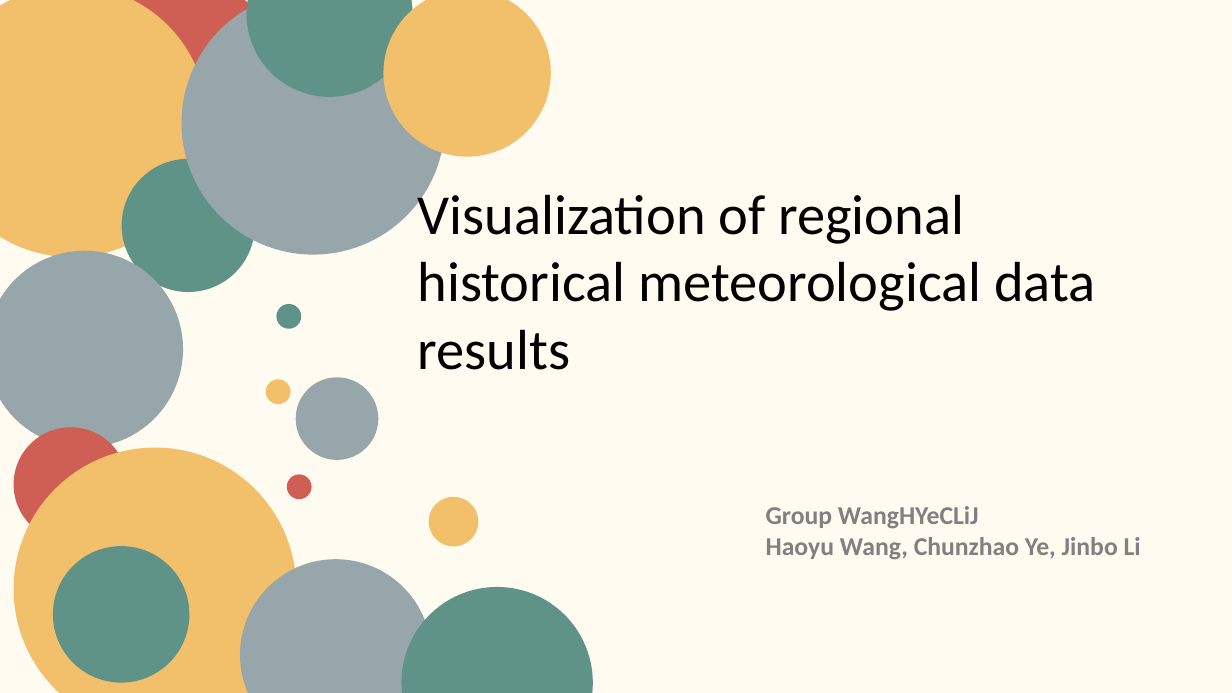
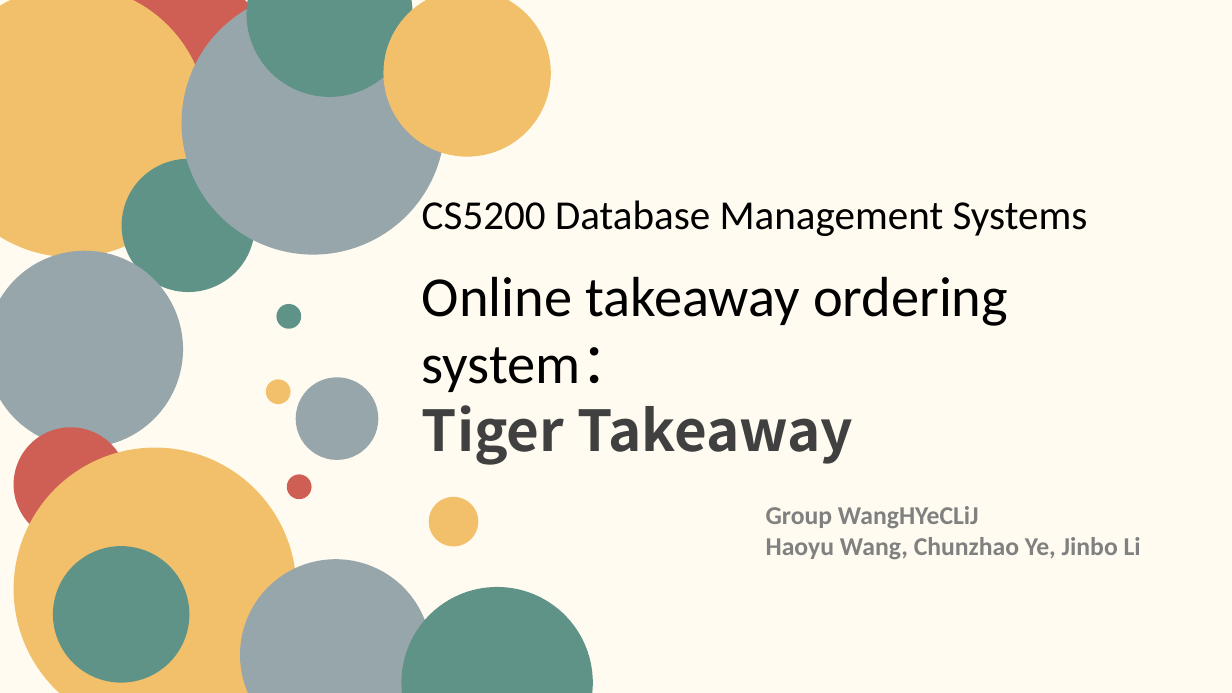
Before and after one commit to Why-cn/Tiger-takeaway, a slide deck: slide 1 of Final Project Presentation.pptx. Drawn at 1232x693 pixels with LibreOffice and Linux fonts; fonts in the diff are those of the drawing. Boxes give left, top, right and bottom in pixels: in the first picture for what was removed or moved away, otherwise in the second. Text is boxed around its words. In the diff, an @@ line names an element or a change of style, - is before the commit and + after.

```diff
--- a/Final Project Presentation.pptx
+++ b/Final Project Presentation.pptx
@@ text added at (x1=422, y1=196, x2=1088, y2=236), 32 pt, text #000000 @@
+CS5200 Database Management Systems
@@ text at (x1=422, y1=276, x2=1008, y2=465): text changed @@
-Visualization of regional historical meteorological data results
+Online takeaway ordering system：
+Tiger Takeaway
```
Also in this commit, not shown: 1 other slide changed, 1 slide added, 1 slide removed, 1 other file.
